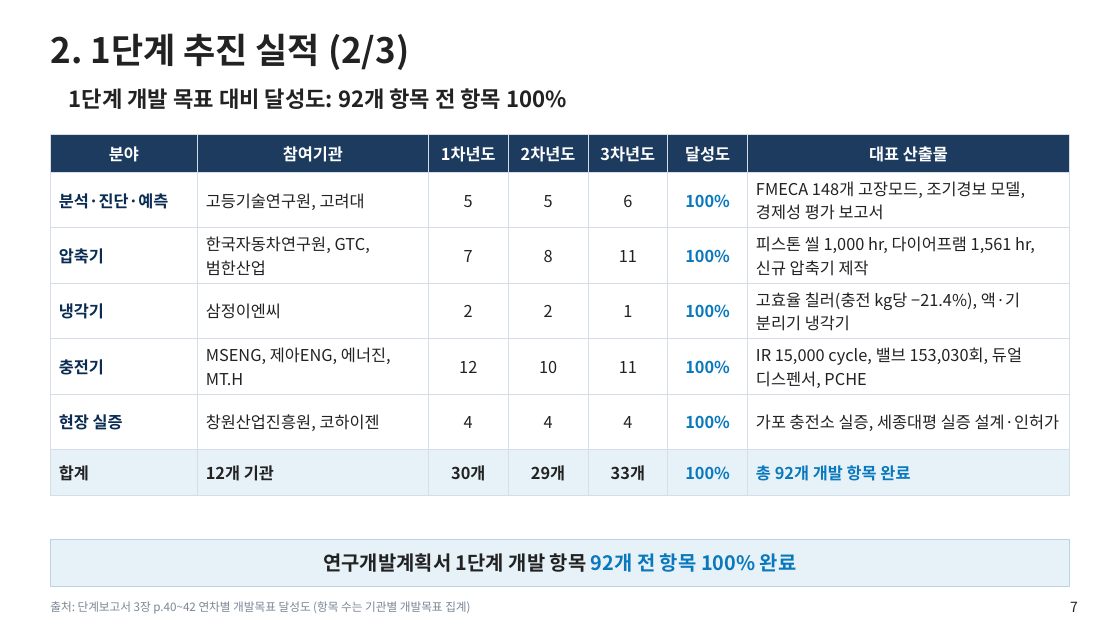
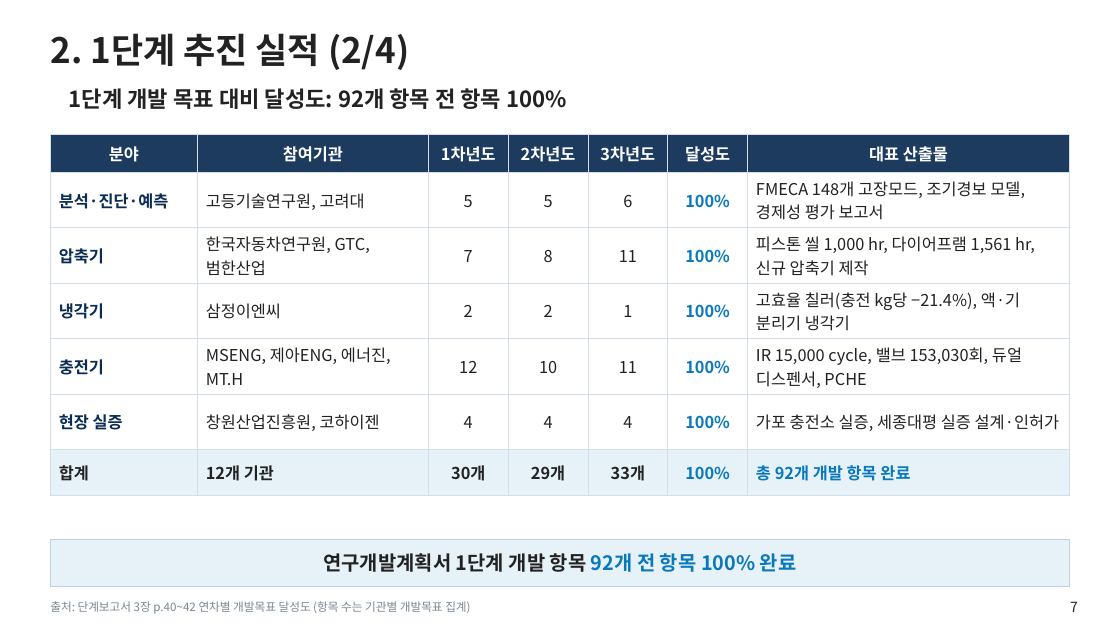
Before and after one commit to jungdw180-debug/h2, a slide deck: slide 7 of slides/1단계_단계평가_본평가판.pptx. Drawn at 1120x630 pixels with LibreOffice and Linux fonts; fonts in the diff are those of the drawing; background and template pictures are left out. Boxes give left, top, right and bottom in pixels: in the first picture for what was removed or moved away, otherwise in the second. Text is boxed around its words. In the diff, an @@ line names an element or a change of style, - is before the commit and + after.

```diff
--- a/slides/1단계_단계평가_본평가판.pptx
+++ b/slides/1단계_단계평가_본평가판.pptx
@@ title at (x1=50, y1=33, x2=409, y2=70): text changed @@
-2. 1단계 추진 실적 (2/3)
+2. 1단계 추진 실적 (2/4)
```
Also in this commit, not shown: 13 other slides changed, 1 slide added, 8 other files.
